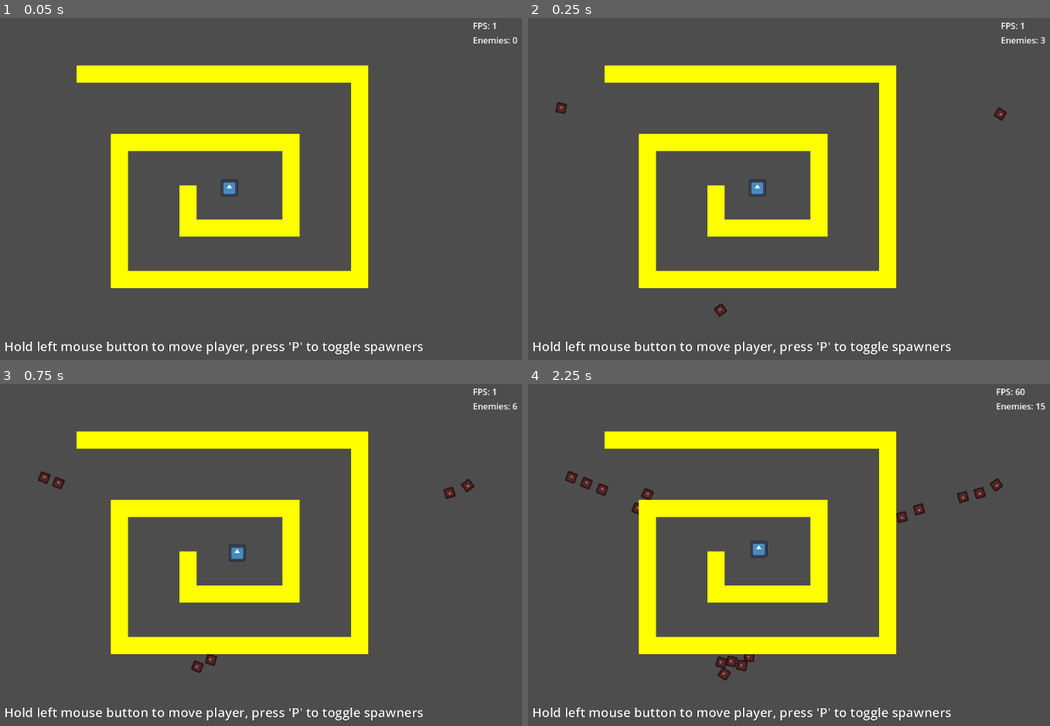
Above: before the commit, frames 1-4 (two rows, left to right).
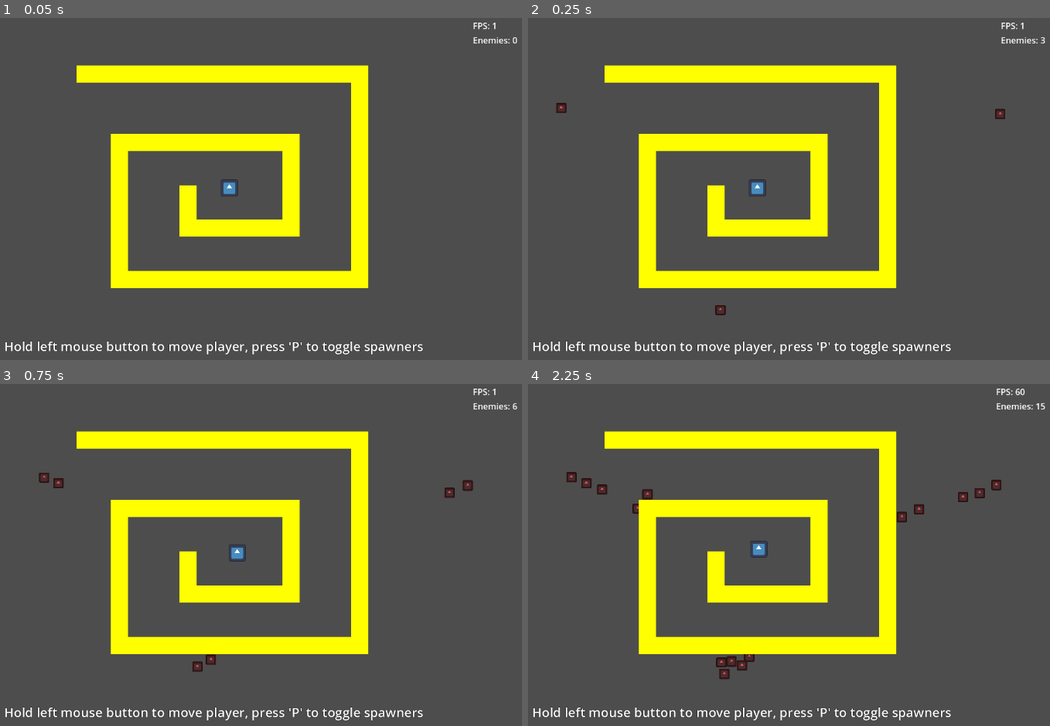
Above: after the commit, the same moments.

Repository: Griiimon/Manymies
Game: Godot game, scene res://main_raycasting.tscn
The game is run twice, just before and just after one commit, with the same random seed, the same clock (stepped at 60 frames per second) and the same inputs. The engine's default icon, where the game draws it, is replaced by a stand-in: a white triangle on a blue panel in a dark square.
Inputs (mouse positions are in pixels of both pictures, inside the frame that each line leads up to):
- Up to frame 1 (0.05 s): no input
- Up to frame 2 (0.25 s): no input
- Up to frame 3 (0.75 s): tap P (pause_spawner) at 0.5 s; move the mouse to (349, 534) at 0.52 s; click (349, 534) at 0.67 s
- Up to frame 4 (2.25 s): tap P (pause_spawner) at 1.25, 2 s; move the mouse to (616, 572) at 1.27 s; click (616, 572) at 1.42 s; move the mouse to (804, 476) at 2.02 s; click (804, 476) at 2.17 s

Frame 1 is identical in both runs. In frame 2, less than 0.1% of the frame differs, in the area x 5-92%, y 24-88%; in frame 3, 0.1%; in frame 4, 0.3%, in the area x 7-91%, y 25-87%.

Commit message:
only rotate virtual head node

Diff:
--- a/solutions/raycast enemy/raycast_enemy.gd
+++ b/solutions/raycast enemy/raycast_enemy.gd
@@ -61,7 +61,7 @@
 		velocity= velocity.lerp(Vector2.ZERO, 1.0 - jitter_fix)
 
 		var target_pos: Vector2= Global.player.position
-		transform= transform.interpolate_with(transform.looking_at(target_pos), 0.5)
+		head.global_transform= head.global_transform.interpolate_with(head.global_transform.looking_at(target_pos), 0.5)
 
 		var steer_vec: Vector2= Vector2.ZERO
 		var center_blocked:= false
@@ -69,7 +69,7 @@
 		for marker: Marker2D in head.get_children():
 			RaycastHelper.update(head.global_position, marker.global_position)
 			if not RaycastHelper.is_colliding():
-				steer_vec+= (marker.global_position - head.global_position).normalized()#raycast.target_position.rotated(raycast.global_rotation)
+				steer_vec+= (marker.global_position - head.global_position).normalized()
 			elif marker == center_marker:
 				center_blocked= true
 
